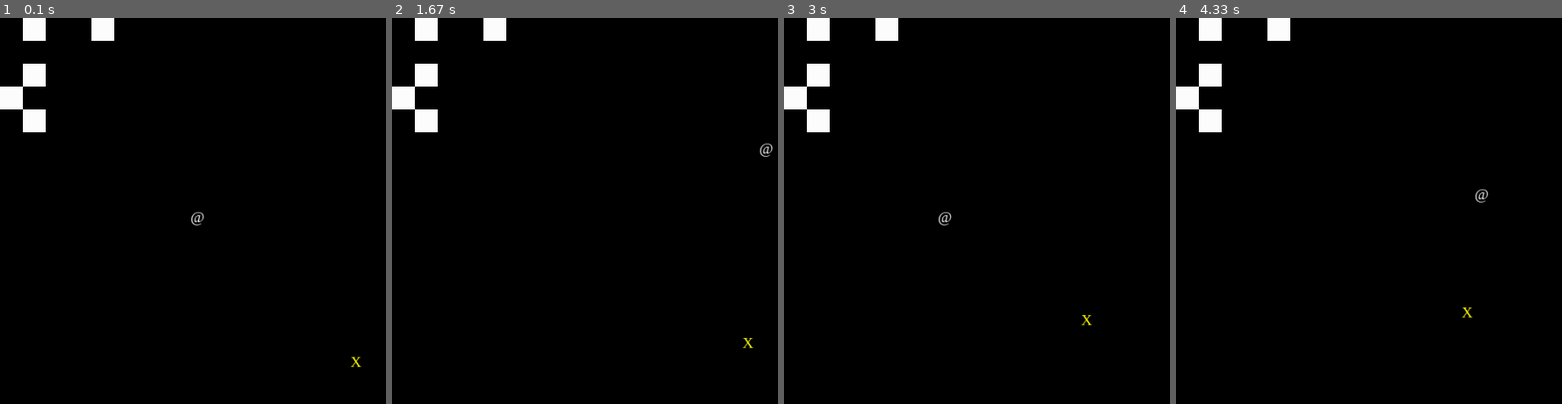
Above: before the commit, frames 1-4 (left to right).
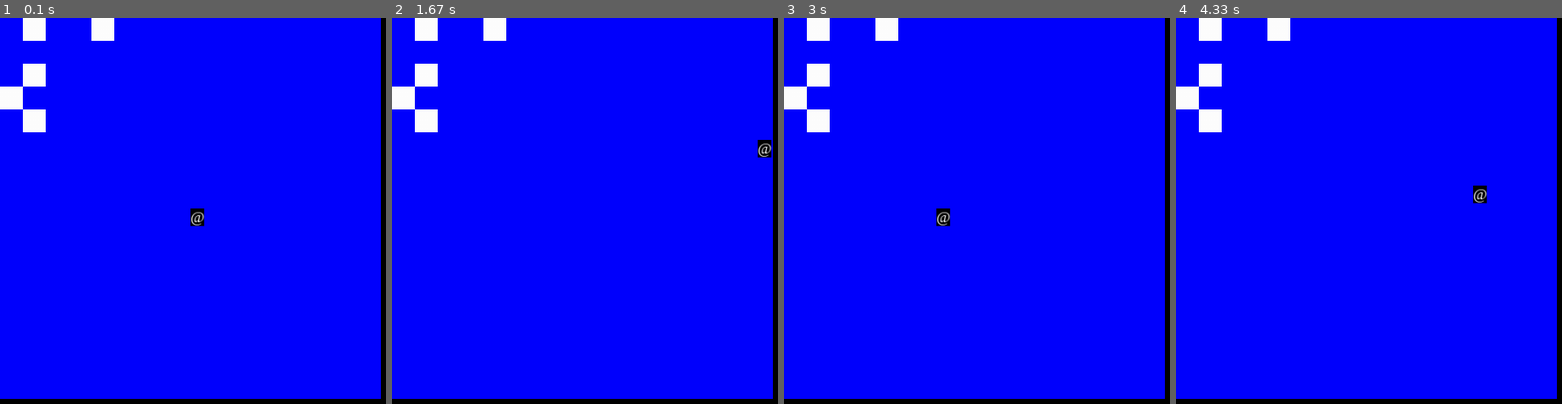
Above: after the commit, the same moments.

Repository: jankozuchowski/pygamengine
Game: pygame game, started from game.py
Two runs of this game, one before a commit and one after it. Both use one fixed random seed, a clock stepped at 60 frames per second and the inputs below.
Inputs:
- Up to frame 1 (0.1 s): no input
- Up to frame 2 (1.67 s): hold Right 0.33-0.8 s; hold Up 0.83-1.13 s; hold Right 1.17-1.63 s
- Up to frame 3 (3 s): hold Left 1.67-2.2 s; hold Down 2.23-2.53 s; hold Left 2.57-2.97 s
- Up to frame 4 (4.33 s): hold Up 3-3.37 s; hold Right 3.4-4.03 s; hold Down from 4.07 s (still down)

The runs differ from the first frame. In frame 1, 95% of the frame differs, in the area x 0-99%, y 0-99%; in frame 2, 96%; in frame 3, 96%; in frame 4, 96%.

Commit message:
Moved code concerning walls collision to collision class.

Diff:
--- a/actions/collide.py
+++ b/actions/collide.py
@@ -6,9 +6,27 @@
         self.parent = parent
 
     def execute(self):
+        return self._colliding_with_siblings() or self._colliding_with_walls()
+
+    def _colliding_with_siblings(self):
         result = False
         for sibling in self.parent.siblings:
             if sibling == self.parent:
                 continue
             result = result or pygame.sprite.collide_rect(sibling, self.parent)
         return result
+
+    def _colliding_with_walls(self):
+        max_x = self.parent.east_wall - self.parent.surface.get_rect().width
+        max_y = self.parent.south_wall - self.parent.surface.get_rect().height
+        min_x = 0
+        min_y = 0
+        if self.parent.x > max_x:
+            return True
+        if self.parent.x < min_x:
+            return True
+        if self.parent.y > max_y:
+            return True
+        if self.parent.y < min_y:
+            return True
+        return False
--- a/actions/move.py
+++ b/actions/move.py
@@ -27,21 +27,6 @@
                 self.parent.x += self.speed
                 if self.parent.collide.execute():
                     self.parent.x -= self.speed
-            self._fix_movement_wall_colision()
-
-    def _fix_movement_wall_colision(self):
-        max_x = self.parent.east_wall - self.parent.surface.get_rect().width
-        max_y = self.parent.south_wall - self.parent.surface.get_rect().height
-        min_x = 0
-        min_y = 0
-        if self.parent.x > max_x:
-            self.parent.x = max_x
-        if self.parent.x < min_x:
-            self.parent.x = min_x
-        if self.parent.y > max_y:
-            self.parent.y = max_y
-        if self.parent.y < min_y:
-            self.parent.y = min_y
 
     def add_direction(self, direction):
         if direction in ['N', 'S', 'W', 'E', []]:
--- a/screen.py
+++ b/screen.py
@@ -1,8 +1,8 @@
 import pygame
 from views.game import Game
 from views.menu import Menu
-from settings.canvases.game import Settings as GameSettings
-from settings.canvases.menu import Settings as MenuSettings
+from settings.views.game import Settings as GameSettings
+from settings.views.menu import Settings as MenuSettings
 from actions.viewbus import viewbus
 
 
--- /dev/null
+++ b/settings/canvases/board.py
@@ -0,0 +1,9 @@
+from settings.colors import Colors
+
+
+class Settings:
+    def __init__(self):
+        self.width = 1000
+        self.height = 1000
+        self.bg_color = Colors.blue.value
+        self.speed = 0.5
--- a/settings/sprites/cont.py
+++ b/settings/sprites/cont.py
@@ -1,4 +1,4 @@
-from settings.canvases.menu import Font
+from settings.views.menu import Font
 from settings.colors import Colors
 
 
--- a/settings/sprites/quit.py
+++ b/settings/sprites/quit.py
@@ -1,4 +1,4 @@
-from settings.canvases.menu import Font
+from settings.views.menu import Font
 from settings.colors import Colors
 
 
--- a/views/game.py
+++ b/views/game.py
@@ -1,6 +1,7 @@
 from views.baseview import BaseView
 import pygame
 from canvases.board import Board
+from settings.canvases.board import Settings
 
 
 class Game(BaseView):
@@ -10,5 +11,5 @@
                 pygame.K_ESCAPE: 'menu',
                 }
         self.add_view(
-                Board(settings, (0, 0, 500, 500))
+                Board(Settings(), (0, 0, 500, 500))
                 )
Not shown, changed: TODO
Renamed: settings/canvases/game.py -> settings/views/game.py
Renamed: settings/canvases/menu.py -> settings/views/menu.py
